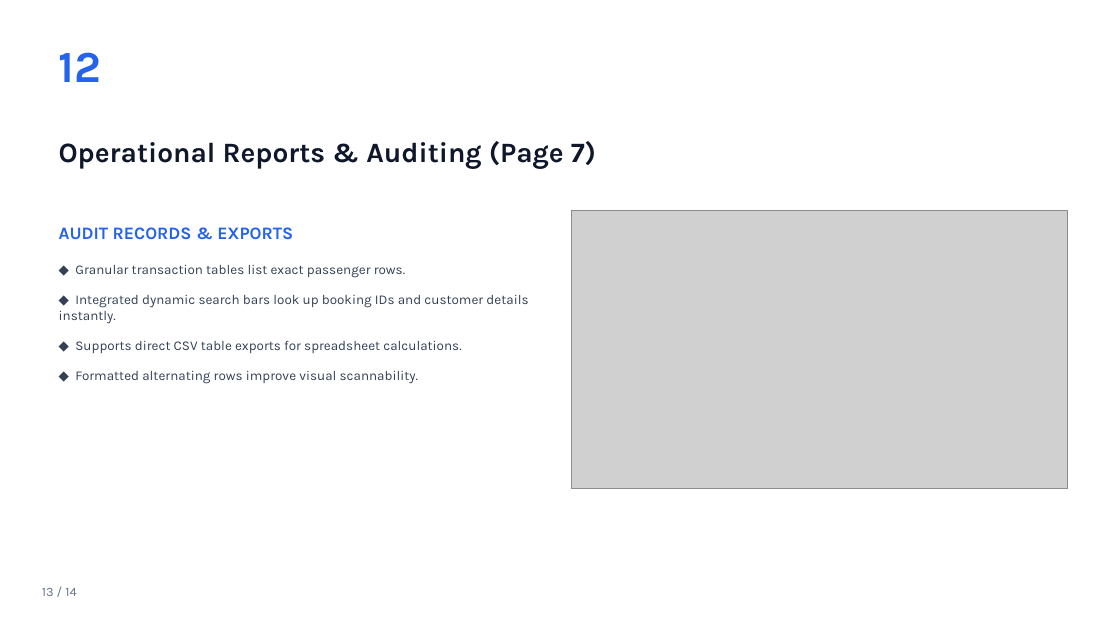
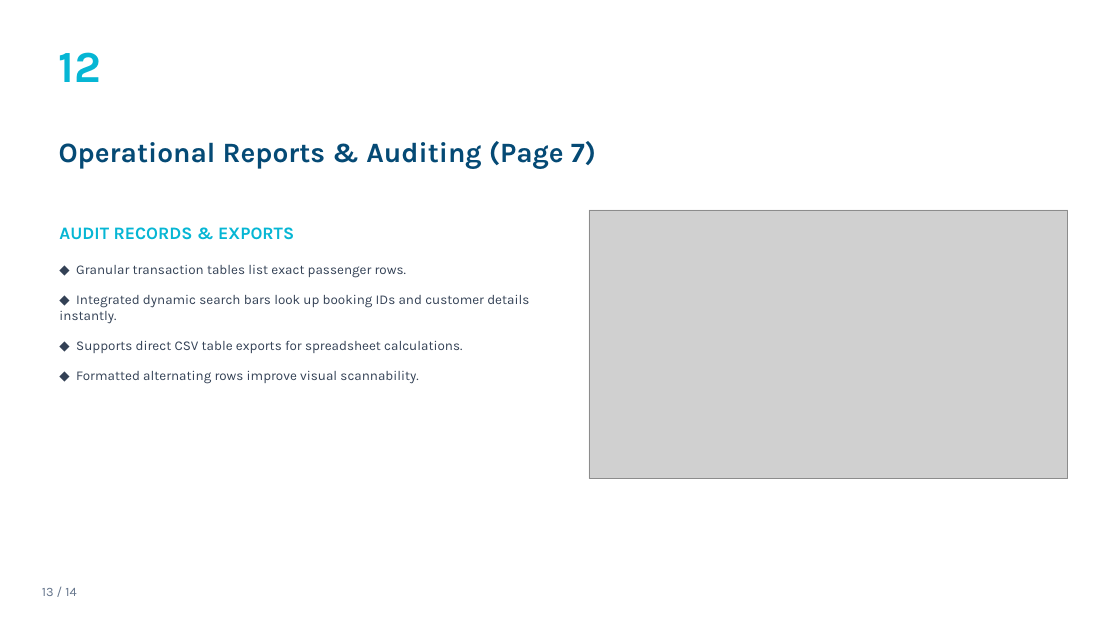
Before and after one commit to SHETYGURU/Revature-Bus-Booking-Analytical-System-, a slide deck: slide 13 of Bus Booking Analytics System (PowerBI)/documents/Bus_Booking_Analytics_PowerBI_light.pptx. Drawn at 1120x630 pixels with LibreOffice and Linux fonts; fonts in the diff are those of the drawing; grey boxes stand for pictures. Boxes give left, top, right and bottom in pixels: in the first picture for what was removed or moved away, otherwise in the second. Text is boxed around its words. In the diff, an @@ line names an element or a change of style, - is before the commit and + after.

```diff
--- a/Bus Booking Analytics System (PowerBI)/documents/Bus_Booking_Analytics_PowerBI_light.pptx
+++ b/Bus Booking Analytics System (PowerBI)/documents/Bus_Booking_Analytics_PowerBI_light.pptx
@@ text "12" at (59,52,102,82): text colour #2563EB to #06B6D4 @@
@@ text "Operational Reports & Auditing (Page ..." at (59,141,596,168): text colour #0F172A to #054A75 @@
@@ text at (59,227,294,240): text colour #2563EB to #06B6D4 in "AUDIT RECORDS & EXPORTS" @@
@@ picture: place and size @@
-picture at (571,210,1067,489)
+picture at (589,210,1068,479)
```
Also in this commit, not shown: 14 other slides changed.
